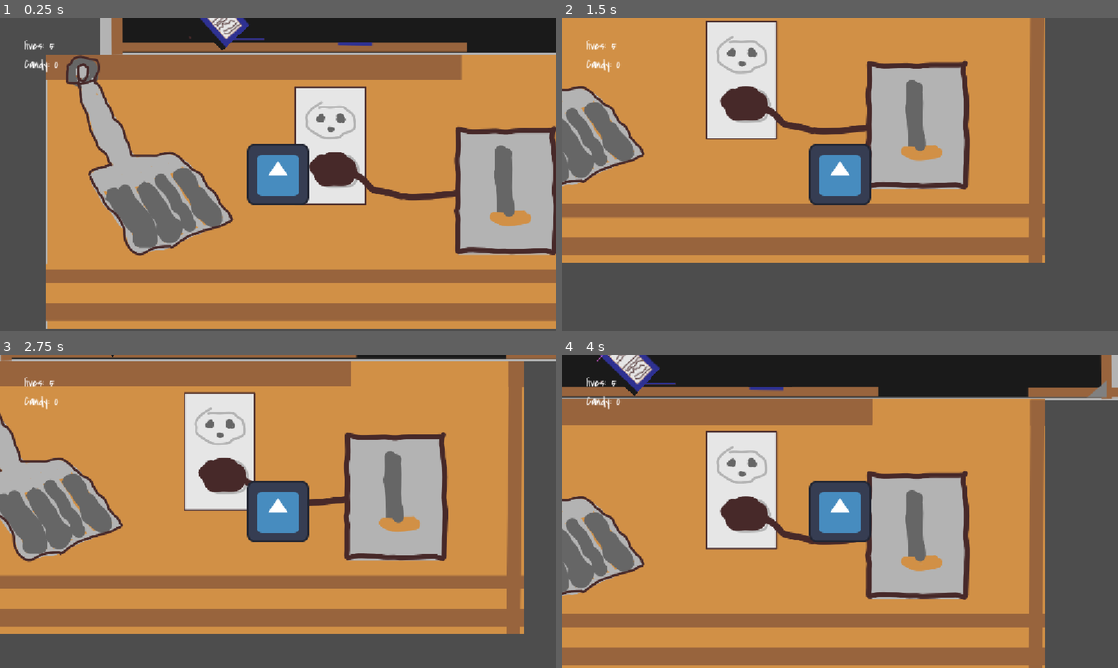
Above: before the commit, frames 1-4 (two rows, left to right).
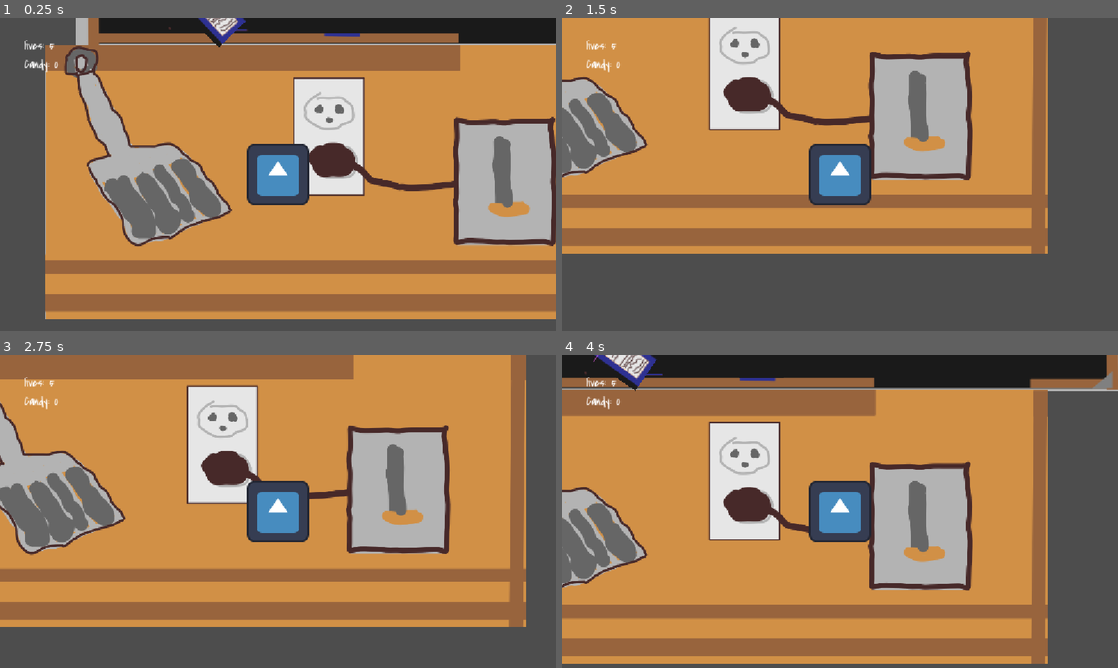
Above: after the commit, the same moments.

Repository: lmg-crono/group-project-final
Game: Godot game, scene res://node_2d.tscn
The game is run twice, just before and just after one commit, with the same random seed, the same clock (stepped at 60 frames per second) and the same inputs. The engine's default icon, where the game draws it, is replaced by a stand-in: a white triangle on a blue panel in a dark square.
Inputs:
- Up to frame 1 (0.25 s): no input
- Up to frame 2 (1.5 s): hold Right (walk_right) from 0.53 s (still down); tap Space (jump) at 0.77 s
- Up to frame 3 (2.75 s): tap Space (jump) at 1.52 s; release Right (walk_right) at 2.03 s; hold Left (walk_left) from 2.03 s (still down)
- Up to frame 4 (4 s): release Left (walk_left) at 2.78 s; hold Right (walk_right) from 2.78 s (still down); tap Space (jump) at 3.02, 3.77 s

The runs differ from the first frame. In frame 1, 30% of the frame differs, in the area x 8-100%, y 0-100%; in frame 2, 21%; in frame 3, 22%; in frame 4, 27%.

Commit message:
Small edits

Diff:
--- a/node_2d.tscn
+++ b/node_2d.tscn
@@ -14,9 +14,11 @@
 [ext_resource type="PackedScene" uid="uid://cp8q1nskp7j1c" path="res://rigid_body_2d_2.tscn" id="13_0h7mo"]
 [ext_resource type="Texture2D" uid="uid://dwrhwmdpy7r6x" path="res://Screenshot_2026-07-22_12-47-51.png" id="13_nr8wp"]
 [ext_resource type="Texture2D" uid="uid://b44dmxebqklhp" path="res://Screenshot_2026-07-22_12-49-28.png" id="14_d2bti"]
+[ext_resource type="Script" uid="uid://b8ng7tn6utw8e" path="res://screenshot_20260722124751.gd" id="14_ta5nu"]
+[ext_resource type="Texture2D" uid="uid://b3d4pxlgbw7o2" path="res://Screenshot_2026-07-22_15-10-51.png" id="16_ta5nu"]
 
 [sub_resource type="RectangleShape2D" id="RectangleShape2D_fwou7"]
-size = Vector2(28.068527, 342.40237)
+size = Vector2(28.068527, 131.16994)
 
 [sub_resource type="RectangleShape2D" id="RectangleShape2D_yy3is"]
 size = Vector2(369.18054, 76.0625)
@@ -43,7 +45,7 @@
 size = Vector2(397, 26)
 
 [sub_resource type="RectangleShape2D" id="RectangleShape2D_0arap"]
-size = Vector2(50.25, 349.5)
+size = Vector2(27.375, 349.5)
 
 [sub_resource type="RectangleShape2D" id="RectangleShape2D_gjg0o"]
 size = Vector2(764, 20)
@@ -52,7 +54,7 @@
 size = Vector2(1274, 11)
 
 [sub_resource type="RectangleShape2D" id="RectangleShape2D_8cre8"]
-size = Vector2(40, 364.5)
+size = Vector2(40, 606.625)
 
 [node name="Main" type="Node2D" unique_id=242556052]
 
@@ -64,12 +66,12 @@
 [node name="StaticBody2D" type="StaticBody2D" parent="Level 3" unique_id=371736859]
 
 [node name="CollisionShape2D" type="CollisionShape2D" parent="Level 3/StaticBody2D" unique_id=349795426]
-position = Vector2(406.7622, -45.035156)
+position = Vector2(406.7622, 60.581055)
 shape = SubResource("RectangleShape2D_fwou7")
 
 [node name="Level 2" type="Sprite2D" parent="." unique_id=1670559714]
-position = Vector2(395, -264)
-scale = Vector2(1.3450705, 1.1693549)
+position = Vector2(382.75, -283)
+scale = Vector2(1.4029175, 1.1693549)
 texture = ExtResource("1_4d7sh")
 
 [node name="Old box blocker 1" type="Sprite2D" parent="Level 2" unique_id=1157184542]
@@ -88,7 +90,7 @@
 texture = ExtResource("4_0h7mo")
 
 [node name="Level 1" type="Sprite2D" parent="." unique_id=1721763241]
-position = Vector2(225, 199)
+position = Vector2(231, 180)
 texture = ExtResource("1_kdubu")
 
 [node name="Icon2" type="Sprite2D" parent="." unique_id=1914082988]
@@ -133,7 +135,7 @@
 scale = Vector2(0.13530655, 1.9692308)
 
 [node name="CollisionShape2D" type="CollisionShape2D" parent="Icon5/StaticBody2D" unique_id=1789095539]
-position = Vector2(-3600.5388, 1267)
+position = Vector2(-3572.624, 1252)
 shape = SubResource("RectangleShape2D_yy3is")
 
 [node name="Icon6" type="Sprite2D" parent="." unique_id=183013246]
@@ -146,7 +148,7 @@
 scale = Vector2(0.13530655, 1.9692308)
 
 [node name="CollisionShape2D" type="CollisionShape2D" parent="Icon6/StaticBody2D" unique_id=45597424]
-position = Vector2(4211.9155, 1256)
+position = Vector2(4223.9795, 1245)
 shape = SubResource("RectangleShape2D_yy3is")
 
 [node name="Icon3" type="Sprite2D" parent="." unique_id=1556718247]
@@ -157,7 +159,7 @@
 [node name="StaticBody2D" type="StaticBody2D" parent="Icon3" unique_id=1112838027]
 
 [node name="CollisionShape2D" type="CollisionShape2D" parent="Icon3/StaticBody2D" unique_id=303461744]
-position = Vector2(-592.45715, 184.6557)
+position = Vector2(-592.45715, 153.18028)
 scale = Vector2(1, 0.9999997)
 shape = SubResource("RectangleShape2D_boomn")
 
@@ -237,7 +239,7 @@
 [node name="StaticBody2D2" type="StaticBody2D" parent="." unique_id=400795491]
 
 [node name="CollisionShape2D" type="CollisionShape2D" parent="StaticBody2D2" unique_id=331697392]
-position = Vector2(52, -85)
+position = Vector2(71, -94)
 shape = SubResource("RectangleShape2D_oyan1")
 
 [node name="StaticBody2D3" type="StaticBody2D" parent="." unique_id=1886326467]
@@ -253,13 +255,13 @@
 shape = SubResource("RectangleShape2D_0arap")
 
 [node name="CollisionShape2D" type="CollisionShape2D" parent="StaticBody2D4" unique_id=1521572902]
-position = Vector2(-243.25, -285.5)
+position = Vector2(-254.6875, -285.5)
 shape = SubResource("RectangleShape2D_0arap")
 
 [node name="StaticBody2D5" type="StaticBody2D" parent="." unique_id=728103113]
 
 [node name="CollisionShape2D" type="CollisionShape2D" parent="StaticBody2D5" unique_id=945931635]
-position = Vector2(534, -406)
+position = Vector2(519, -427.00003)
 rotation = -0.116937056
 shape = SubResource("RectangleShape2D_gjg0o")
 
@@ -278,7 +280,11 @@
 [node name="StaticBody2D7" type="StaticBody2D" parent="." unique_id=2039687911]
 
 [node name="CollisionShape2D" type="CollisionShape2D" parent="StaticBody2D7" unique_id=428683370]
-position = Vector2(-49, -742.25)
+position = Vector2(-924, -682)
+shape = SubResource("RectangleShape2D_8cre8")
+
+[node name="CollisionShape2D" type="CollisionShape2D" parent="StaticBody2D7/CollisionShape2D" unique_id=1189833014]
+position = Vector2(-47, -1035.6875)
 shape = SubResource("RectangleShape2D_8cre8")
 
 [node name="SECRET AREA COVER" type="Sprite2D" parent="." unique_id=1352315889]
@@ -287,13 +293,44 @@
 texture = ExtResource("4_0h7mo")
 
 [node name="Screenshot20260722124751" type="Sprite2D" parent="." unique_id=717601721]
-position = Vector2(-45, -646)
+position = Vector2(-51.000008, -630.99994)
 scale = Vector2(1.3333334, 1.4629629)
 texture = ExtResource("13_nr8wp")
+script = ExtResource("14_ta5nu")
 
 [node name="Screenshot20260722124928" type="Sprite2D" parent="." unique_id=1528978648]
 position = Vector2(198.56247, -681)
 scale = Vector2(1.5322055, 0.9)
 texture = ExtResource("14_d2bti")
 
+[node name="Screenshot20260722105345" type="Sprite2D" parent="." unique_id=1428548618]
+position = Vector2(932.75, -737.5)
+scale = Vector2(2.011111, 2.5061731)
+texture = ExtResource("4_0h7mo")
+
+[node name="Screenshot20260722151051" type="Sprite2D" parent="." unique_id=913213625]
+position = Vector2(-600.00006, -412.875)
+scale = Vector2(6.283019, 4.85526)
+texture = ExtResource("16_ta5nu")
+
+[node name="Screenshot20260722151051" type="Sprite2D" parent="Screenshot20260722151051" unique_id=1625560840]
+position = Vector2(-600.00006, -412.875)
+scale = Vector2(6.283019, 4.85526)
+texture = ExtResource("16_ta5nu")
+
+[node name="Screenshot20260722151052" type="Sprite2D" parent="." unique_id=1495712684]
+position = Vector2(28, -862.56244)
+scale = Vector2(17.849056, 4.0592046)
+texture = ExtResource("16_ta5nu")
+
+[node name="CollisionShape2D" type="CollisionShape2D" parent="." unique_id=362762743]
+position = Vector2(-29, -1032)
+shape = SubResource("RectangleShape2D_8cre8")
+
+[node name="Screenshot20260722105346" type="Sprite2D" parent="." unique_id=1101459331]
+position = Vector2(-468.18994, -738.1539)
+rotation = 1.5707964
+scale = Vector2(2.429061, 10.050709)
+texture = ExtResource("4_0h7mo")
+
 [connection signal="body_entered" from="Fall Detector" to="Fall Detector" method="_on_body_entered"]
--- /dev/null
+++ b/screenshot_20260722124751.gd
@@ -0,0 +1,5 @@
+extends Sprite2D
+
+func _on_body_entered(body: Node2D) -> void:
+	if body.name == "CharacterBody2D":
+		queue_free()
Binary file added: Screenshot_2026-07-22_15-10-51.png
Not shown, added: Screenshot_2026-07-22_15-10-51.png.import
Not shown, added: screenshot_20260722124751.gd.uid
